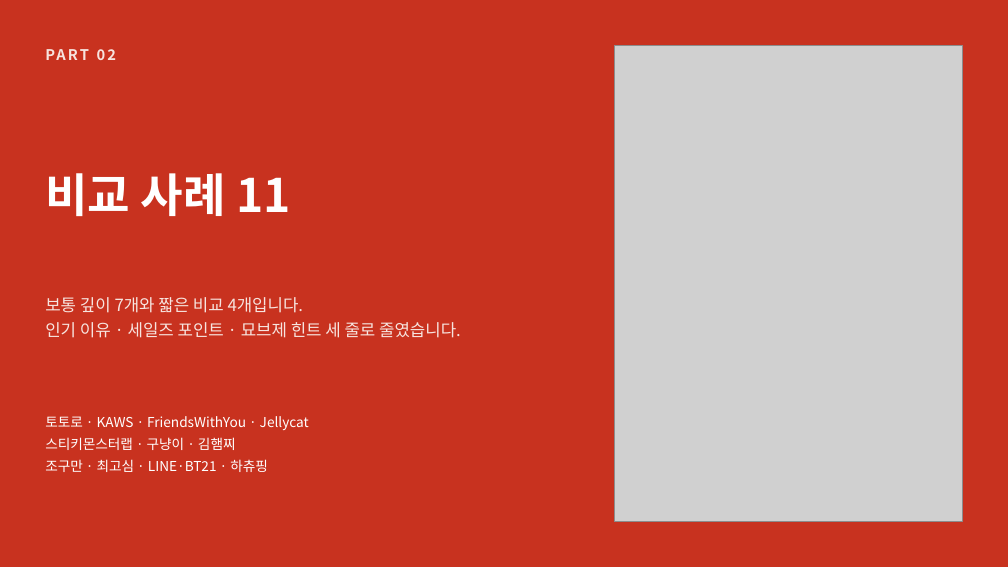
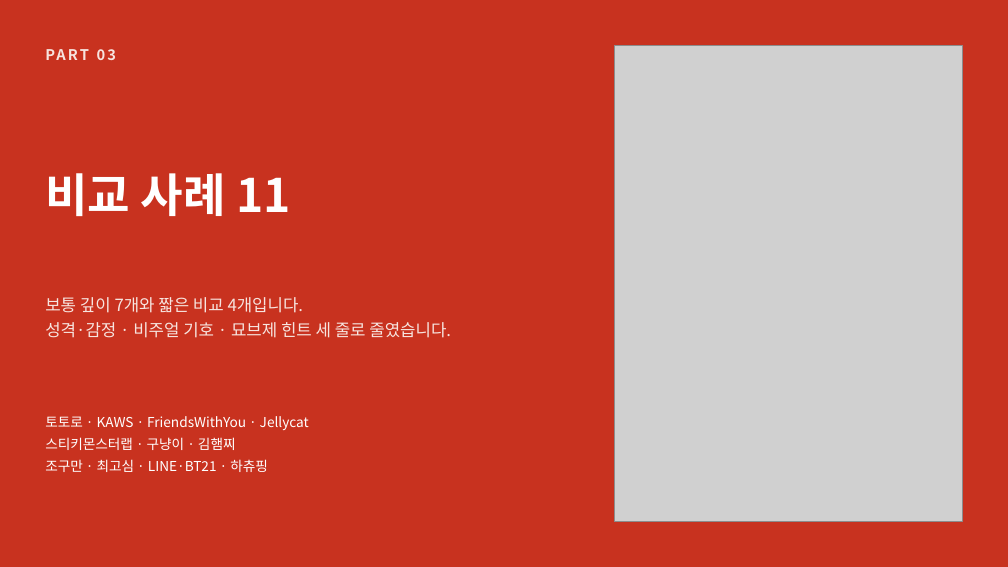
Before and after one commit to yehol/hoho, a slide deck: slide 19 of case-study/character_ip_casebook_myobze.pptx (slide 14 before the commit). Drawn at 1008x567 pixels with LibreOffice and Linux fonts; fonts in the diff are those of the drawing; grey boxes stand for pictures. Boxes give left, top, right and bottom in pixels: in the first picture for what was removed or moved away, otherwise in the second. Text is boxed around its words. In the diff, an @@ line names an element or a change of style, - is before the commit and + after.

```diff
--- a/case-study/character_ip_casebook_myobze.pptx
+++ b/case-study/character_ip_casebook_myobze.pptx
@@ text at bbox=[45, 45, 575, 72]: text changed @@
-PART 02
+PART 03
@@ text at bbox=[45, 322, 451, 338]: text changed @@
-인기 이유 · 세일즈 포인트 · 묘브제 힌트 세 줄로 줄였습니다.
+성격·감정 · 비주얼 기호 · 묘브제 힌트 세 줄로 줄였습니다.
```
Also in this commit, not shown: 19 other slides changed, 9 slides added.
